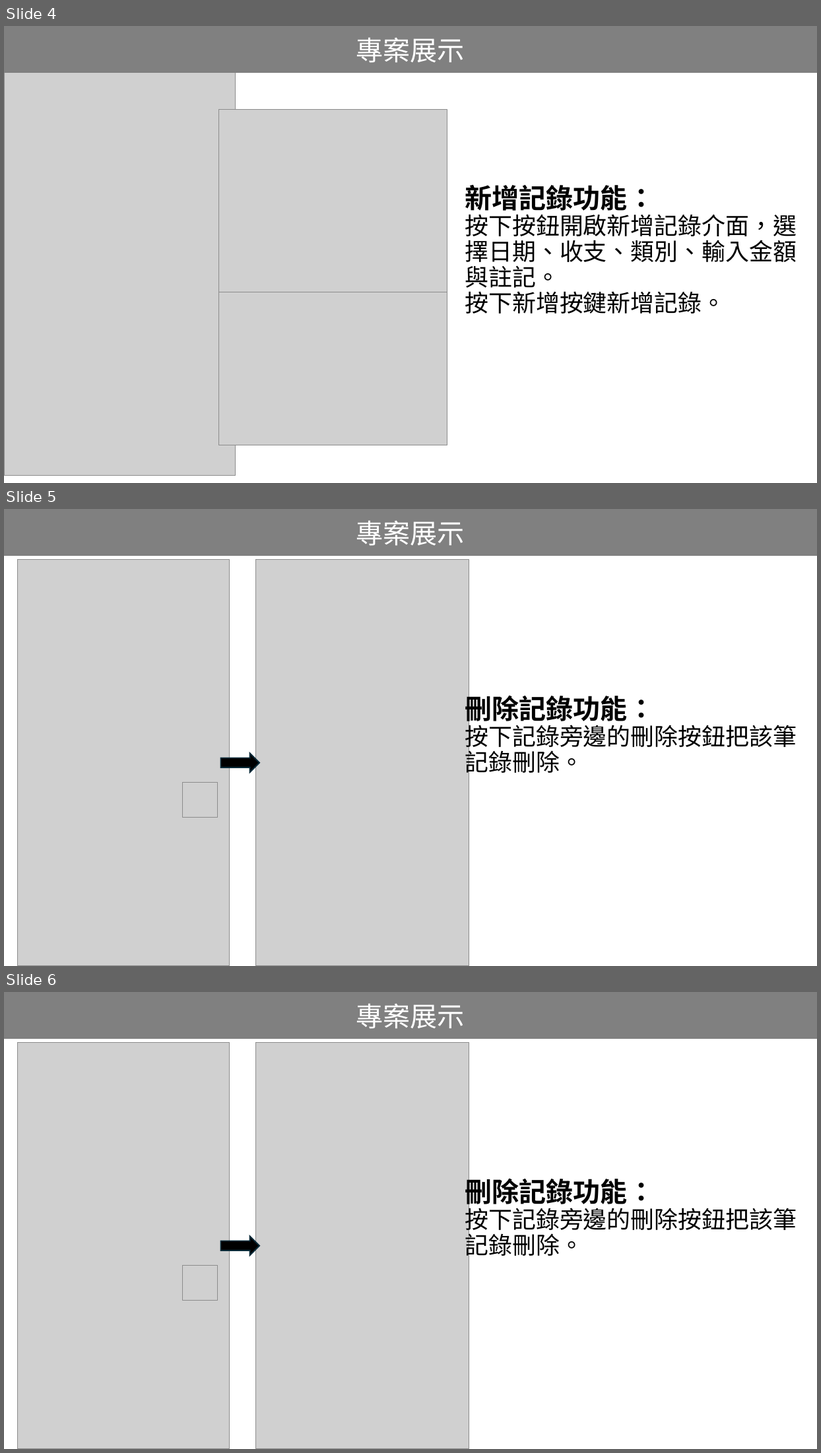
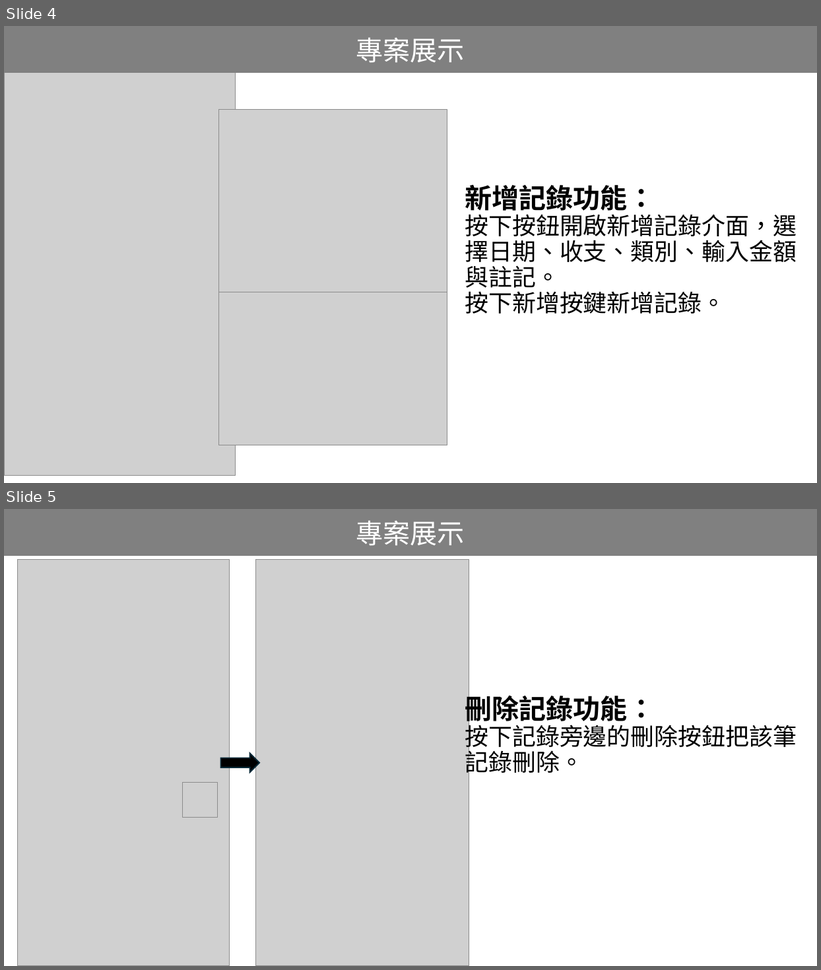
Before and after one commit to tdbbbfps/Endterm, a slide deck: C111118121柳健棠_IOS期末專案簡報.pptx. Shown one above the other, each under a label of ours: slides 4, 5 and 6 before the commit, slides 4 and 5 after it. The pictures are 821x1453 and 821x970 pixels, drawn with LibreOffice and Linux fonts; fonts in the diff are those of the drawing; grey boxes stand for pictures. Boxes give left, top, right and bottom in pixels: in the first picture for what was removed or moved away, otherwise in the second. Text is boxed around its words. In the diff, an @@ line names an element or a change of style, - is before the commit and + after.

Commit message:
Fix: Remove a slide.

```diff
--- a/C111118121柳健棠_IOS期末專案簡報.pptx
+++ b/C111118121柳健棠_IOS期末專案簡報.pptx
@@ slide 5 removed at <box>4,509,817,966</box>, background #FFFFFF @@
@@ rectangle removed at <box>4,509,817,556</box> @@
-專案展示
@@ picture removed at <box>17,560,230,966</box> @@
@@ picture removed at <box>256,560,469,966</box> @@
@@ text removed at <box>465,691,797,777</box> @@
-刪除記錄功能：
-按下記錄旁邊的刪除按鈕把該筆記錄刪除。
@@ right arrow removed at <box>221,754,259,772</box> @@
@@ picture removed at <box>183,783,217,818</box> @@
@@ what was slide 6 is now slide 5 @@
```
